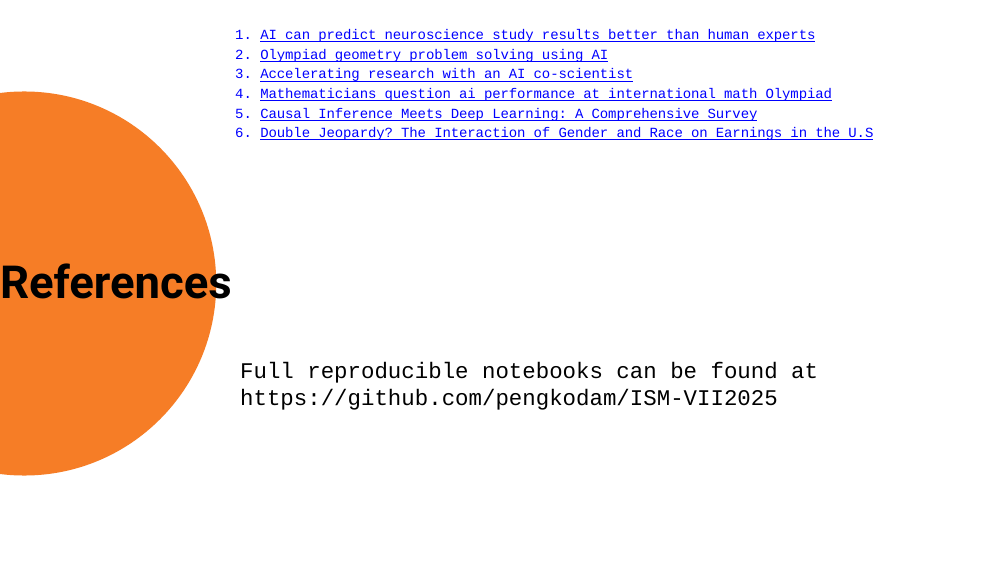
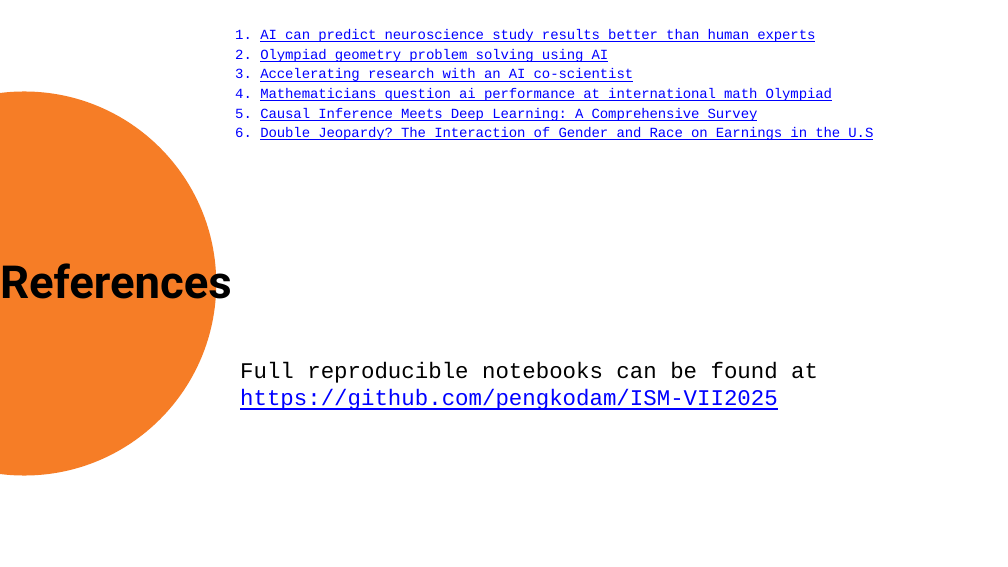
Before and after one commit to pengkodam/ISM-VII2025, a slide deck: slide 25 of ISM Plenary.pptx. Drawn at 1008x567 pixels with LibreOffice and Linux fonts; fonts in the diff are those of the drawing. Boxes give left, top, right and bottom in pixels: in the first picture for what was removed or moved away, otherwise in the second. Text is boxed around its words. In the diff, an @@ line names an element or a change of style, - is before the commit and + after.

```diff
--- a/ISM Plenary.pptx
+++ b/ISM Plenary.pptx
@@ text "Full reproducible notebooks can be ..." at bbox=[240, 362, 818, 410]: text colour #000000 to #0000FF, underline on in "https://github.com/pengkodam/ISM-VII2025" @@
```
Also in this commit, not shown: 1 other slide changed.
